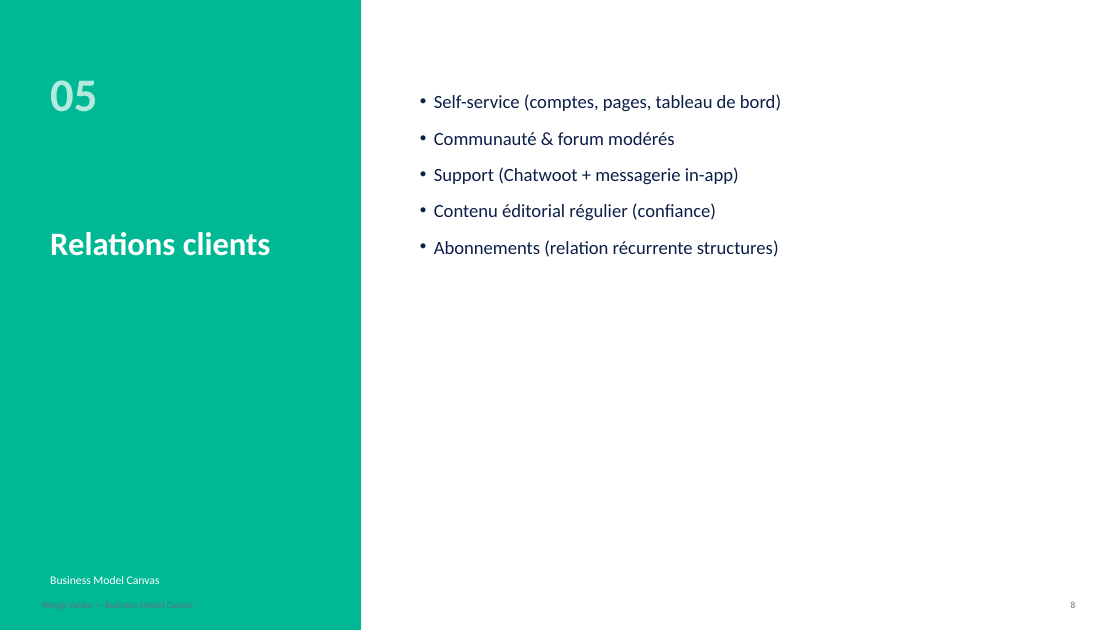
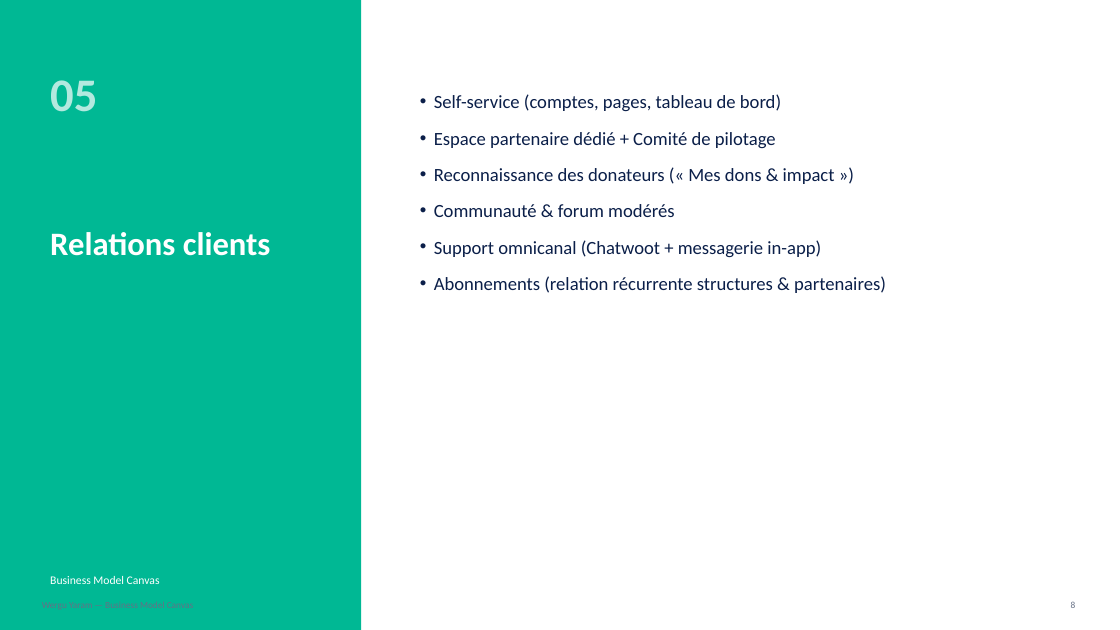
Before and after one commit to Mm-eyoum/wergu-yaram, a slide deck: slide 8 of docs/business-model-canvas.pptx. Drawn at 1120x630 pixels with LibreOffice and Linux fonts; fonts in the diff are those of the drawing. Boxes give left, top, right and bottom in pixels: in the first picture for what was removed or moved away, otherwise in the second. Text is boxed around its words. In the diff, an @@ line names an element or a change of style, - is before the commit and + after.

```diff
--- a/docs/business-model-canvas.pptx
+++ b/docs/business-model-canvas.pptx
@@ text at bbox=[434, 132, 835, 184]: paragraphs added @@
+• Espace partenaire dédié + Comité de pilotage
+• Reconnaissance des donateurs (« Mes dons & impact »)
@@ text at bbox=[434, 240, 886, 293]: text changed @@
-• Support (Chatwoot + messagerie in-app)
-• Contenu éditorial régulier (confiance)
-• Abonnements (relation récurrente structures)
+• Support omnicanal (Chatwoot + messagerie in-app)
+• Abonnements (relation récurrente structures & partenaires)
```
Also in this commit, not shown: 12 other slides changed, 4 other files.
